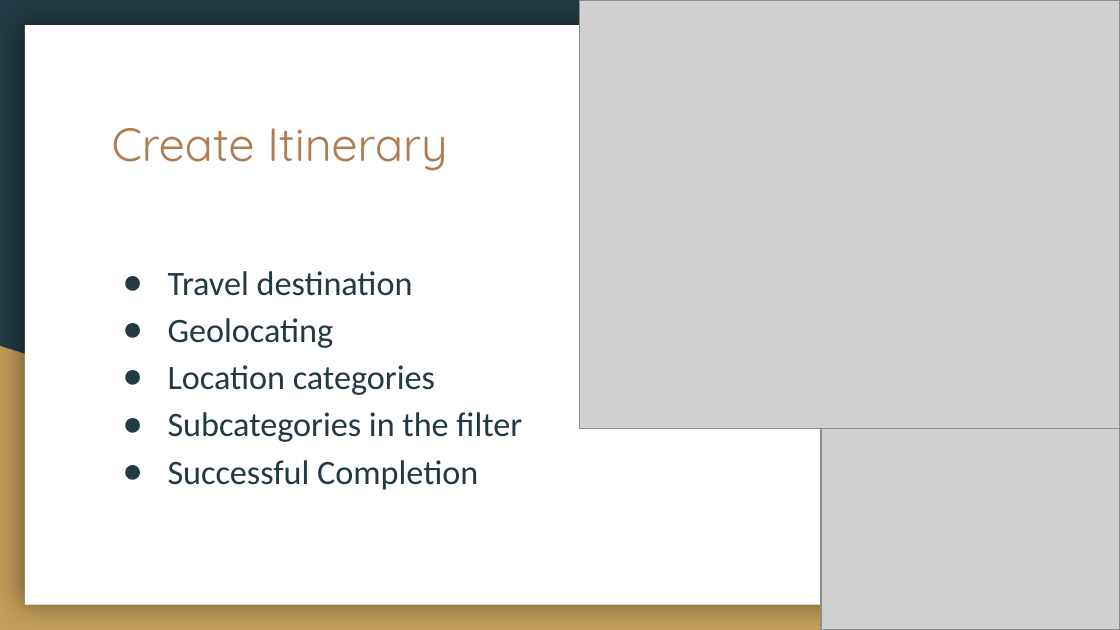
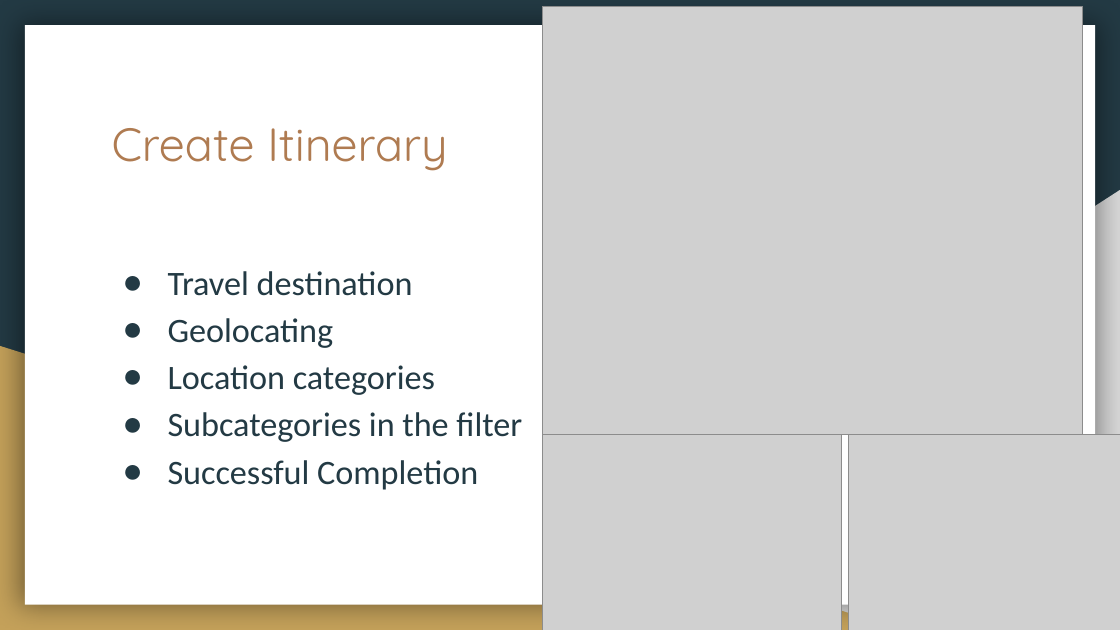
Before and after one commit to DustinWZook/Atlas-Itinerary, a slide deck: slide 5 of Documents/Project Design/Project Design.pptx (slide 6 before the commit). Drawn at 1120x630 pixels with LibreOffice and Linux fonts; fonts in the diff are those of the drawing; grey boxes stand for pictures. Boxes give left, top, right and bottom in pixels: in the first picture for what was removed or moved away, otherwise in the second. Text is boxed around its words. In the diff, an @@ line names an element or a change of style, - is before the commit and + after.

```diff
--- a/Documents/Project Design/Project Design.pptx
+++ b/Documents/Project Design/Project Design.pptx
@@ picture: place and size @@
-picture at [580,0,1120,428]
+picture at [542,7,1082,435]
@@ picture: place and size @@
-picture at [821,428,1120,629]
+picture at [542,435,841,630]
@@ picture added at [849,435,1120,630] @@
```
Also in this commit, not shown: 3 other slides changed, 1 slide removed.
